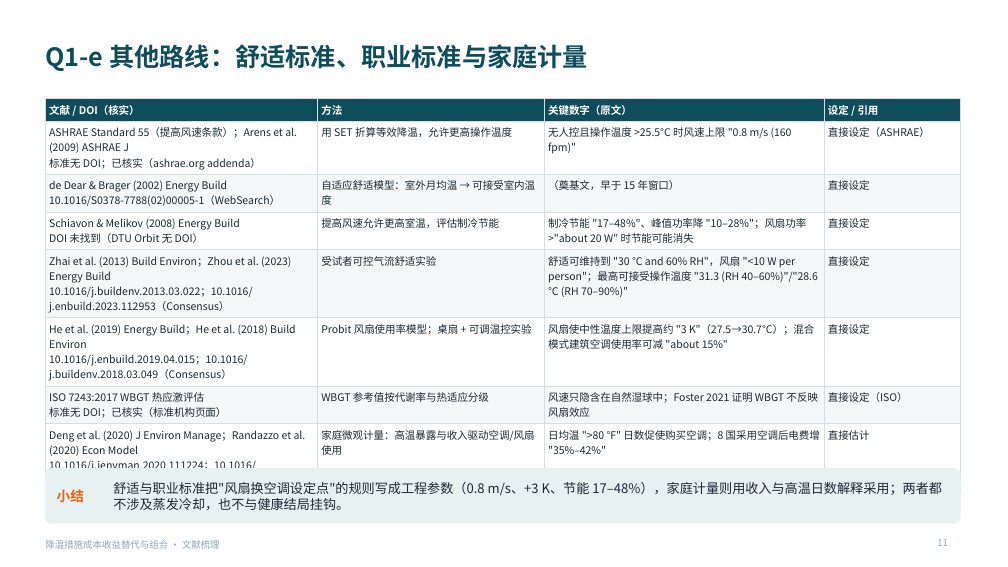
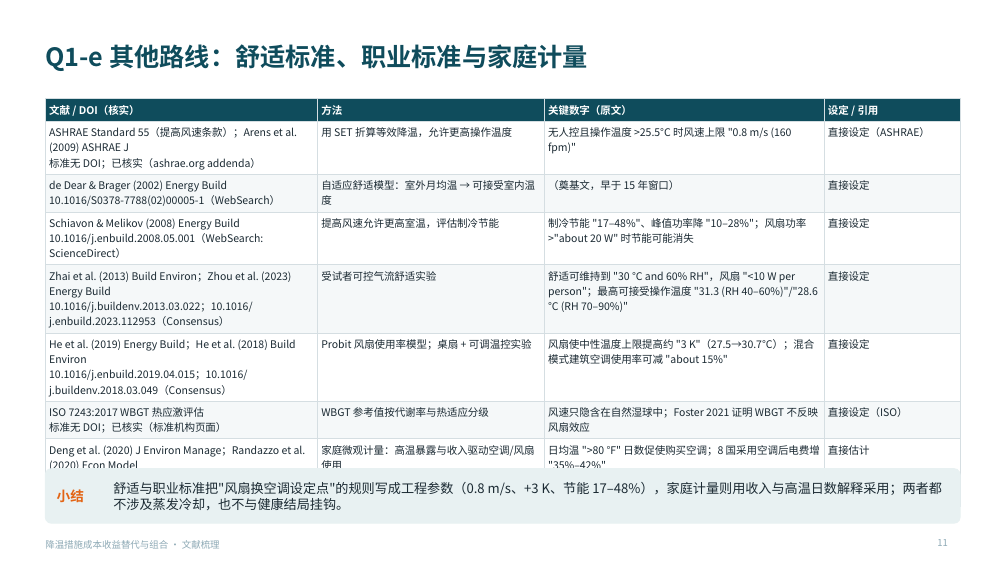
Before and after one commit to BoBoOrangeBIT/climate-paper6, a slide deck: slide 11 of lit_review_cooling/降温措施成本收益替代与组合_文献梳理.pptx. Drawn at 1008x567 pixels with LibreOffice and Linux fonts; fonts in the diff are those of the drawing. Boxes give left, top, right and bottom in pixels: in the first picture for what was removed or moved away, otherwise in the second. Text is boxed around its words. In the diff, an @@ line names an element or a change of style, - is before the commit and + after.

```diff
--- a/lit_review_cooling/降温措施成本收益替代与组合_文献梳理.pptx
+++ b/lit_review_cooling/降温措施成本收益替代与组合_文献梳理.pptx
@@ table at (45, 98, 960, 507) @@
-row 4, column 1: Schiavon & Melikov (2008) Energy Build / DOI 未找到（DTU Orbit 无 DOI）
+row 4, column 1: Schiavon & Melikov (2008) Energy Build / 10.1016/j.enbuild.2008.05.001（WebSearch: ScienceDirect）
```
Also in this commit, not shown: 16 other slides changed, 11 other files.
